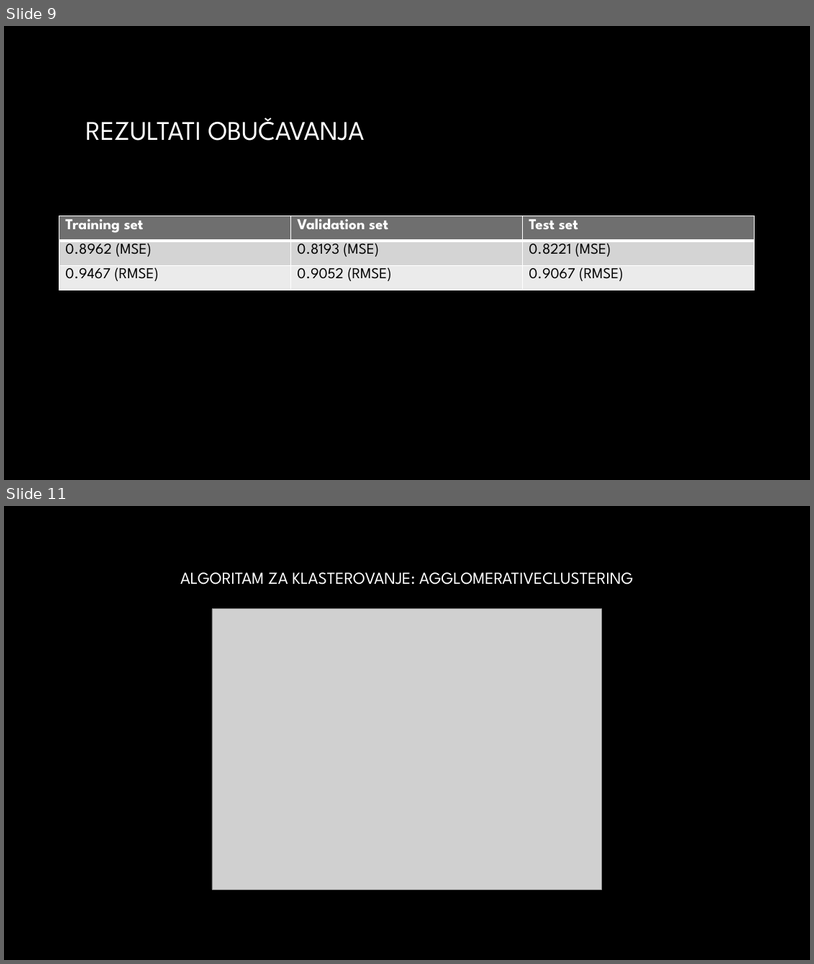
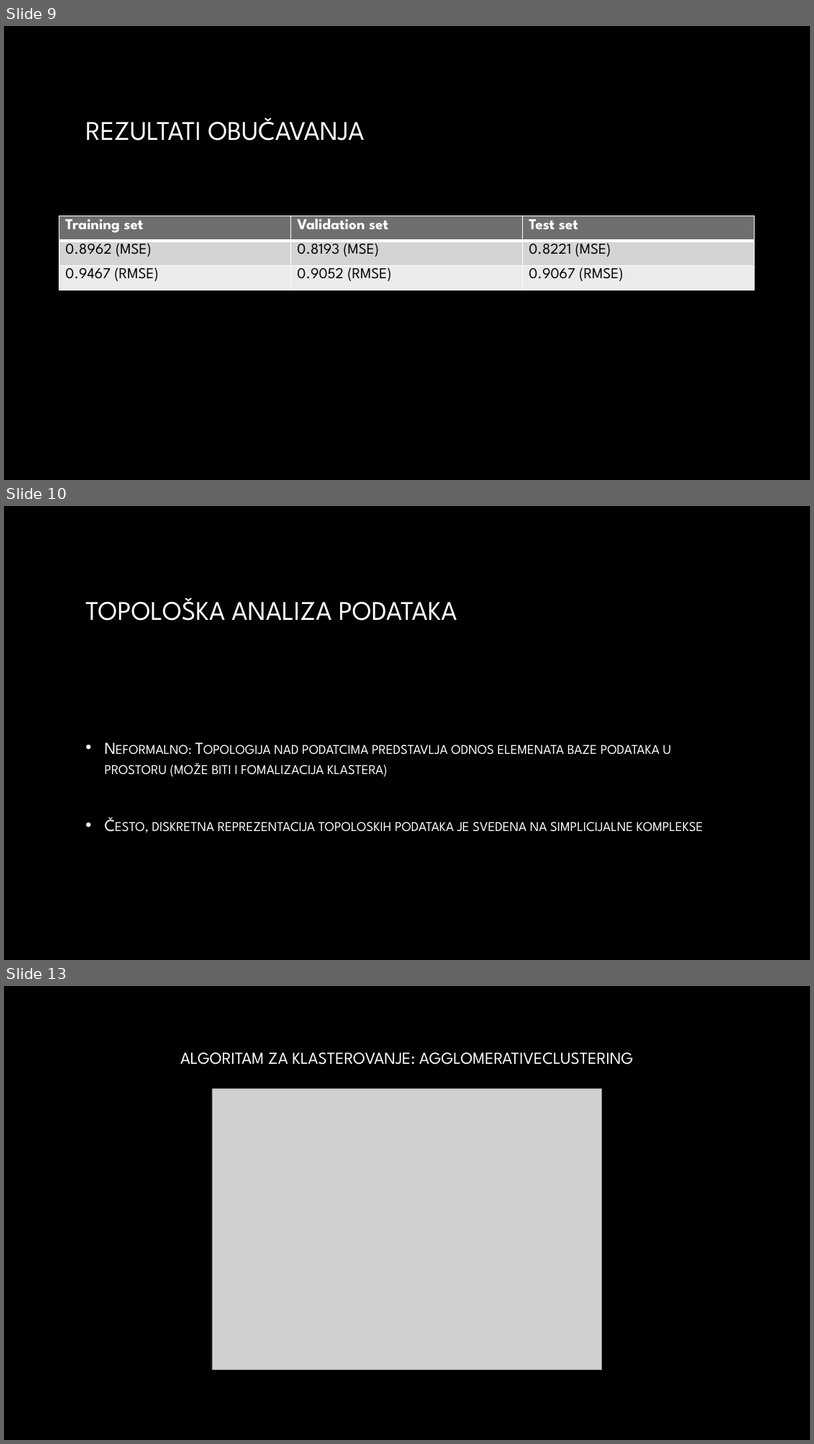
Before and after one commit to wesely1996/mapper_algoritam_sa_Netflix_podatcima, a slide deck: prezentacija.pptx. Shown one above the other, each under a label of ours: slides 9 and 11 before the commit, slides 9, 10 and 13 after it; the slides between them are not shown. The pictures are 814x964 and 814x1444 pixels, drawn with LibreOffice and Linux fonts; fonts in the diff are those of the drawing; grey boxes stand for pictures; background and template pictures are left out. Boxes give left, top, right and bottom in pixels: in the first picture for what was removed or moved away, otherwise in the second. Text is boxed around its words. In the diff, an @@ line names an element or a change of style, - is before the commit and + after.

```diff
--- a/prezentacija.pptx
+++ b/prezentacija.pptx
@@ slide 10 added at [4, 506, 810, 960], background picture (left out) @@
@@ title added at [85, 597, 458, 620], 32 pt, text gradient #FFFFFF to #A6A6A6 @@
+TOPOLOŠKA ANALIZA PODATAKA
@@ text added at [105, 744, 704, 831], 20 pt, text gradient #FFFFFF to #BFBFBF, small capitals @@
+• Neformalno: Topologija nad podatcima predstavlja odnos elemenata baze podataka u prostoru (može biti i fomalizacija klastera)
+• Često, diskretna reprezentacija topoloskih podataka je svedena na simplicijalne komplekse
@@ what was slide 11 is now slide 13 @@
```
Also in this commit, not shown: 1 slide changed, 1 other slide added.
